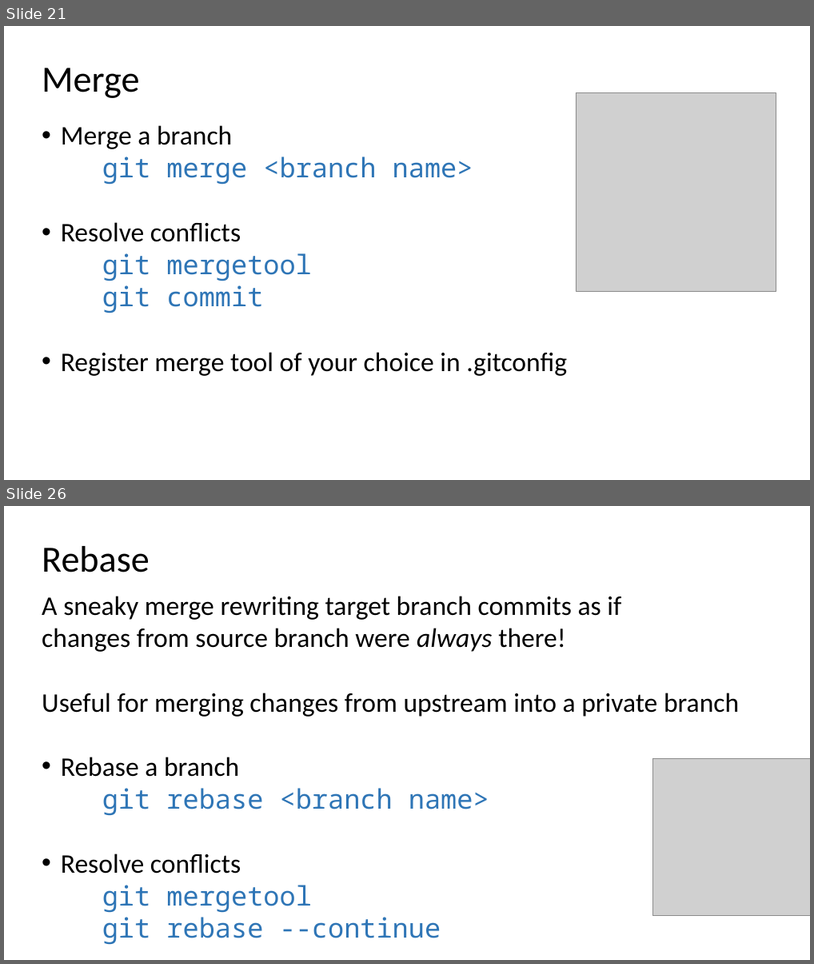
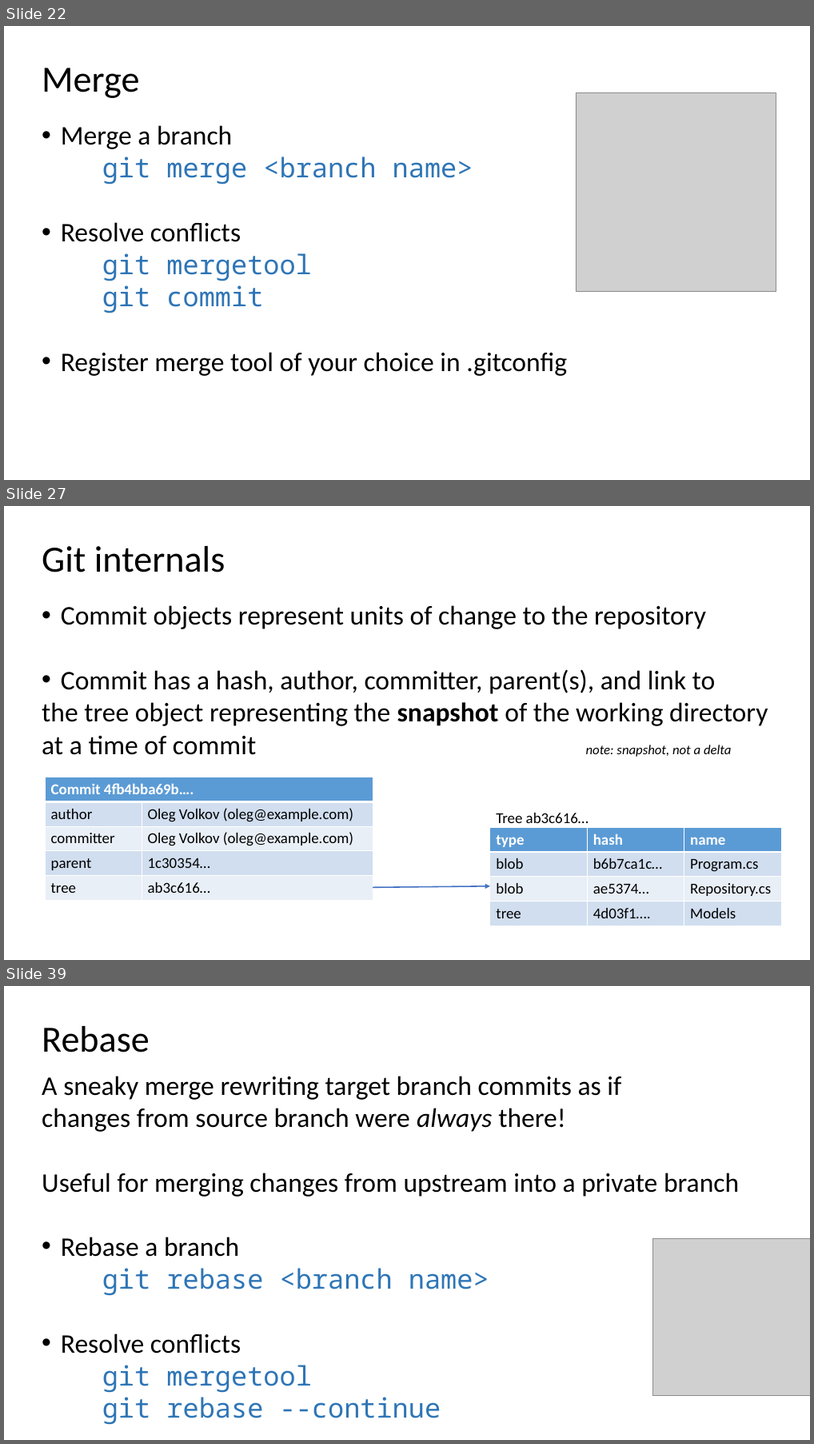
Before and after one commit to ogvolkov/git-101, a slide deck: git101.pptx. Shown one above the other, each under a label of ours: slides 21 and 26 before the commit, slides 22, 27 and 39 after it; the slides between them are not shown. The pictures are 814x964 and 814x1444 pixels, drawn with LibreOffice and Linux fonts; fonts in the diff are those of the drawing; grey boxes stand for pictures. Boxes give left, top, right and bottom in pixels: in the first picture for what was removed or moved away, otherwise in the second. Text is boxed around its words. In the diff, an @@ line names an element or a change of style, - is before the commit and + after.

Commit message:
git internals with regard to branches

```diff
--- a/git101.pptx
+++ b/git101.pptx
@@ slide 27 added at bbox=[4, 506, 810, 960], background #FFFFFF @@
@@ text added at bbox=[42, 546, 226, 572], 44 pt, text #000000 @@
+Git internals
@@ text added at bbox=[42, 605, 768, 756], 32 pt, text #000000 @@
+• Commit objects represent units of change to the repository
+• Commit has a hash, author, committer, parent(s), and link to
+the tree object representing the snapshot of the working directory
+at a time of commit note: snapshot, not a delta
@@ table added at bbox=[45, 777, 374, 900], 5 rows, 2 columns @@
+Commit 4fb4bba69b…. | 
+author | Oleg Volkov (oleg@example.com)
+committer | Oleg Volkov (oleg@example.com)
+parent | 1c30354…
+tree | ab3c616…
@@ text added at bbox=[496, 812, 589, 823], 18 pt, text #000000 @@
+Tree ab3c616…
@@ table added at bbox=[490, 828, 782, 925], 4 rows, 3 columns @@
+type | hash | name
+blob | b6b7ca1c… | Program.cs
+blob | ae5374… | Repository.cs
+tree | 4d03f1…. | Models
@@ arrow added from (373, 887) to (490, 886), #4472C4 1.5 pt @@
@@ what was slide 21 is now slide 22 @@
@@ what was slide 26 is now slide 39 @@
```
Also in this commit, not shown: 5 slides changed, 13 other slides added.
